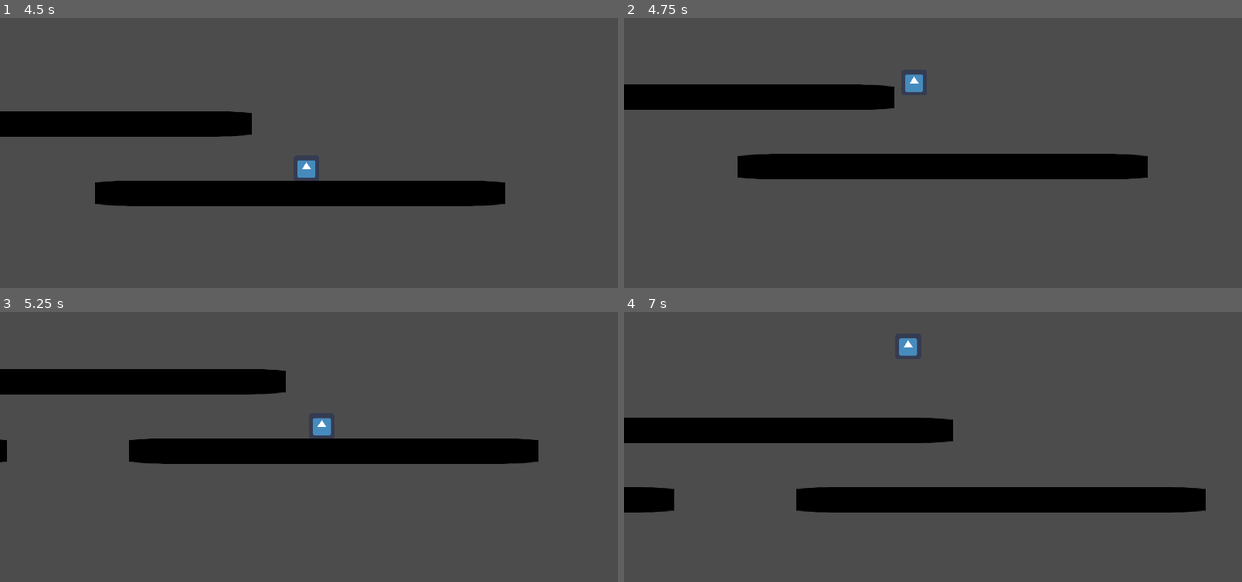
Above: before the commit, frames 1-4 (two rows, left to right).
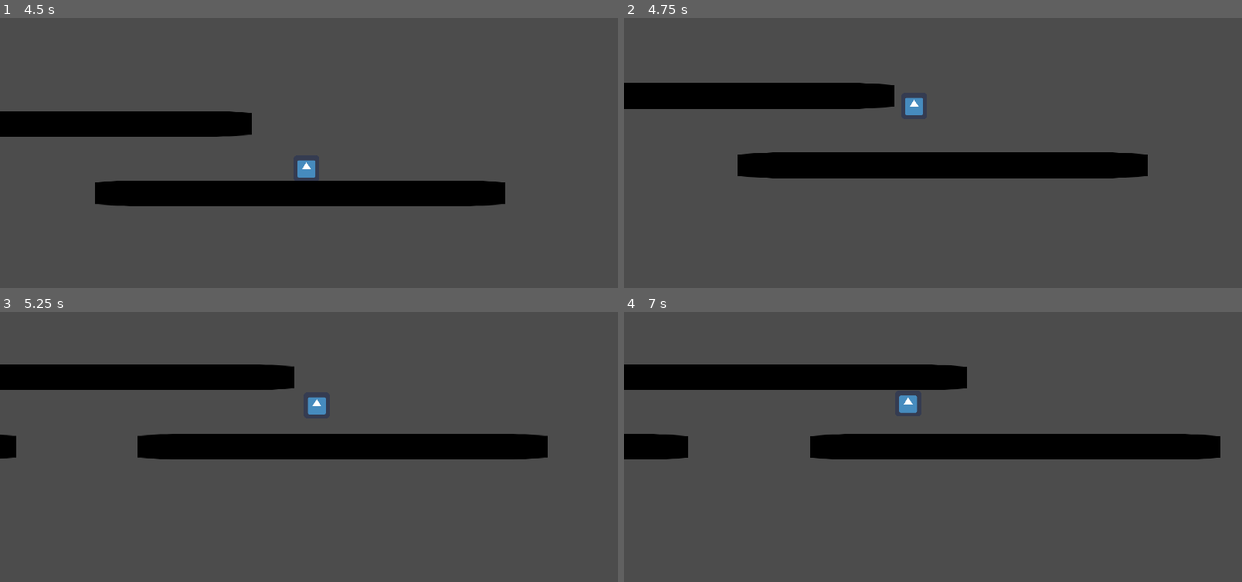
Above: after the commit, the same moments.

Repository: dodo3142/WinterGameJam
Game: Godot game, scene res://Scenes/TestLevel.tscn
Two runs of this game, one before a commit and one after it. Both use one fixed random seed, a clock stepped at 60 frames per second and the inputs below. The engine's default icon, where the game draws it, is replaced by a stand-in: a white triangle on a blue panel in a dark square.
Inputs:
- Up to frame 1 (4.5 s): hold Right (Right) 0.53-2.03 s; tap Z (Jump) at 0.6, 0.77, 1.07, 1.35, 1.52, 1.82, 2.1, 2.85, 3.02, 3.32, 3.6, 3.77, 4.07, 4.35 s; hold Left (Left) 2.03-2.78 s; hold Right (Right) 2.78-4.28 s; hold Left (Left) from 4.28 s (still down)
- Up to frame 2 (4.75 s): keep holding Left (Left); tap Z (Jump) at 4.52 s
- Up to frame 3 (5.25 s): tap Z (Jump) at 4.82, 5.1 s; release Left (Left) at 5.03 s; hold Right (Right) from 5.03 s (still down)
- Up to frame 4 (7 s): release Right (Right) at 5.78 s; hold Left (Left) from 5.78 s (still down); tap Z (Jump) at 5.85, 6.02, 6.32, 6.6, 6.77 s

Frame 1 is identical in both runs. In frame 2, 1.4% of the frame differs, in the area x 0-85%, y 20-60%; in frame 3, 4.7%; in frame 4, 22%, in the area x 0-97%, y 9-75%.

Commit message:
JumpBuffer Fix

Diff:
--- a/WinterGameJam/Scripts/Player.gd
+++ b/WinterGameJam/Scripts/Player.gd
@@ -18,6 +18,7 @@
 
 var canJump = false
 var tryingtoJump= false
+var JumpButtonrelesed = true
 var isGrounded
 
 var HorizontalDir = Vector2.ZERO
@@ -73,10 +74,16 @@
 		velocity.x = lerp(velocity.x, 0.0, friction)
 
 func Jumping():
+
+
+
 	#start jump buffring when player press jump
 	if Input.is_action_just_pressed("Jump"):
+		JumpButtonrelesed = false
 		tryingtoJump = true
 		JumpBuffring.start()
+	if Input.is_action_just_released("Jump"):
+		JumpButtonrelesed = true
 
 	#jumping
 	if tryingtoJump:
@@ -85,8 +92,9 @@
 			canJump = false
 
 	#variableJump
-	if Input.is_action_just_released("Jump") and velocity.y < 0:
+	if JumpButtonrelesed and velocity.y < 0:
 		velocity.y = velocity.y * JumpStopMul
+		JumpButtonrelesed = false
 
 
 func Gravity(delta):
